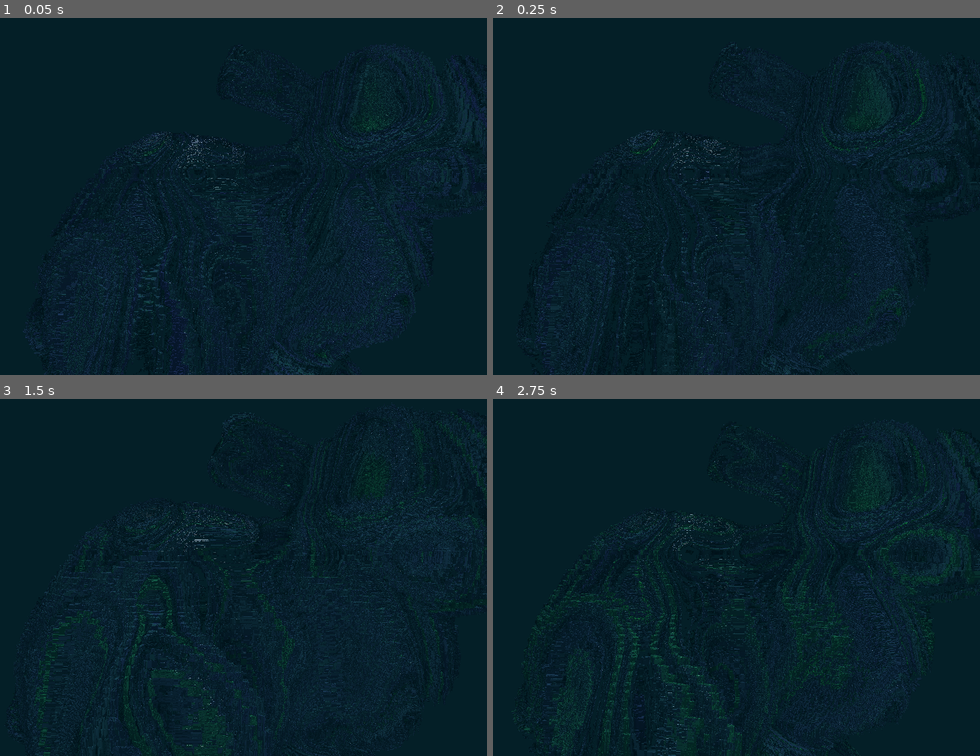
Above: before the commit, frames 1-4 (two rows, left to right).
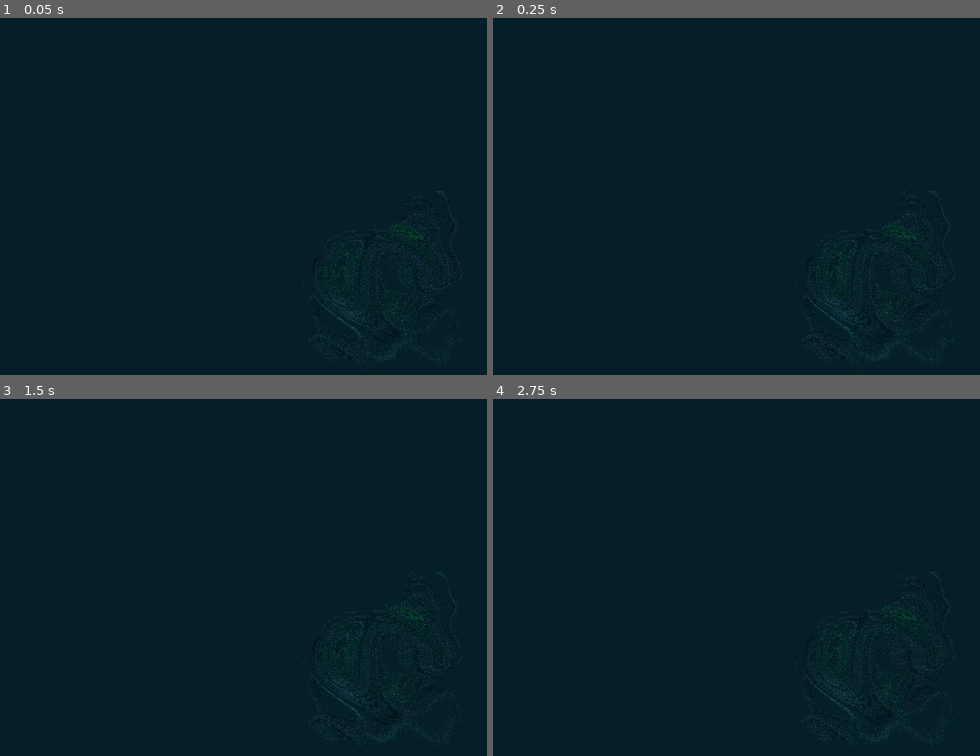
Above: after the commit, the same moments.

Repository: kiwijuice56/gd-fractals
Game: Godot game, scene res://main.tscn
The game is run twice, just before and just after one commit, with the same random seed, the same clock (stepped at 60 frames per second) and the same inputs.
Inputs:
- Up to frame 1 (0.05 s): no input
- Up to frame 2 (0.25 s): no input
- Up to frame 3 (1.5 s): no input
- Up to frame 4 (2.75 s): no input

The runs differ from the first frame. In frame 1, 7.1% of the frame differs, in the area x 4-100%, y 7-100%; in frame 2, 5.5%; in frame 3, 6.7%; in frame 4, 7.0%.

Commit message:
Transforms

Diff:
--- a/rendering/raymarcher.gdshader
+++ b/rendering/raymarcher.gdshader
@@ -6,7 +6,7 @@
 group_uniforms detail;
 uniform int max_iter = 512; // Max iterations a regular collision ray can march
 uniform int max_bounce = 2; // Max times a ray can be reflected
-uniform float collision_threshold = 8.0e-5; // Min distance a ray can be from a surface for it to collide
+uniform float collision_threshold = 12.0e-5; // Min distance a ray can be from a surface for it to collide
 uniform float normal_sample_length = 12.0e-5; // How far along a collided surface to move when sampling for a normal vector
 
 group_uniforms fractal;
@@ -61,6 +61,7 @@
 	vec4 albedo_color;
 };
 
+
 // Rotation functions
 
 mat3 rotation_x(float angle) {
@@ -102,10 +103,6 @@
 // http://blog.hvidtfeldts.net/index.php/2011/09/distance-estimated-3d-fractals-v-the-mandelbulb-different-de-approximations/
 // https://iquilezles.org/articles/ftrapsgeometric/
 float mandelbulb_DE(vec3 p, inout vec3 collision_info) {
-	p -= _position;
-	p = rotate_xyz(p, _rotation);
-	p /= _scale;
-
 	vec3 z = p;
 	float dr = 1.0;
 	float r = 0.0;
@@ -135,7 +132,7 @@
 	}
 	// Divide by arbitrary value
 	collision_info.r *= color_intensity;
-	return (0.5 * log(r) * r/dr) * _scale;
+	return (0.5 * log(r) * r/dr);
 }
 
 float julia_DE(vec3 p, inout vec3 collision_info) {
@@ -177,13 +174,13 @@
 
 float mesh_fractal_DE(vec3 p, inout vec3 collision_info) {
 	vec3 _garbage;
-	vec4 x = vec4(p, 0.0);
-	float dr = 1.0;
+	highp vec4 x = vec4(p, 0.0);
+	highp float dr = 1.0;
 	for (int i = 0; i < bulb_iter; i++) {
-		float time_alpha = alpha + sin(TIME);
-		float R = exp(time_alpha * (mesh_DE(x.xyz * 0.7, _garbage) + beta));
-		vec3 noise_direction = texture(noise, 2.0 * x.xyz).rgb;
-		vec4 D = normalize(vec4(noise_direction, 0.5 * noise_direction.y));
+		highp float time_alpha = alpha;// + sin(TIME);
+		highp float R = exp(time_alpha * (mesh_DE(x.xyz, _garbage) + beta));
+		highp vec3 noise_direction = texture(noise, 2.0 * x.xyz).rgb;
+		highp vec4 D = normalize(vec4(noise_direction, 0.5 * noise_direction.y));
 		x = D * R;
 		dr = time_alpha * R * dr + 1.0;
 		if (length(x) > bulb_runaway_threshold) {
@@ -199,20 +196,25 @@
 // `collision_info` holds extra information about the collision; Only stores
 // distance values for coloring at this point
 float world_DE(vec3 p, inout int collider_id, inout vec3 collision_info) {
+	p -= _position;
+	p = rotate_xyz(p, _rotation);
+	p /= _scale;
+
 	vec3 bulb_info = vec3(1.0, 1024.0, 0.0);
-	float d1 = 1000.0;//mandelbulb_DE(p, bulb_info);
+	float d1 = 1000.0;// mandelbulb_DE(p, bulb_info);
 	vec3 mesh_info = vec3(1.0, 1024.0, 0.0);
 	float d2 = mesh_fractal_DE(p, mesh_info);
 	if (d2 < d1) {
 		collision_info = mesh_info;
 		collider_id = 1;
-		return d2;
+		return _scale * d2;
 	} else {
 		collision_info = bulb_info;
 		collider_id = 0;
-		return d1;
-	}
-}
+		return _scale * d1;
+	}
+}
+
 
 int march(inout vec3 ray_pos, vec3 ray_dir, inout int id, inout vec3 collision_info) {
 	float dist = 10000.0; // Arbitrary max distance
--- a/rendering/rendering_plane.tscn
+++ b/rendering/rendering_plane.tscn
@@ -29,7 +29,7 @@
 shader = ExtResource("1_mnrjc")
 shader_parameter/max_iter = 300
 shader_parameter/max_bounce = 1
-shader_parameter/collision_threshold = 8e-05
+shader_parameter/collision_threshold = 0.00012
 shader_parameter/normal_sample_length = 0.00012
 shader_parameter/bulb_runaway_threshold = 4.0
 shader_parameter/color_center_point = Vector3(0, 0.5, 0.765)
@@ -44,18 +44,18 @@
 shader_parameter/specular_ratio = 0.45
 shader_parameter/clear_color = Color(0.019475712, 0.06422869, 0.079802014, 1)
 shader_parameter/_fov = 70.01
-shader_parameter/_cam_mat = Basis(0.1536708, -0.3168764, 0.9359352, 0, 0.94718575, 0.32068548, -0.9881221, -0.049279995, 0.1455548)
+shader_parameter/_cam_mat = Basis(0.062722534, -0.23221213, 0.9706408, 0, 0.9725557, 0.23267026, -0.998031, -0.014593668, 0.06100116)
 
 [sub_resource type="PlaneMesh" id="PlaneMesh_n23bp"]
 size = Vector2(16, 16)
 orientation = 2
 
 [node name="RenderingPlane" type="MeshInstance3D" unique_id=965001392]
-transform = Transform3D(1, 0, 0, 0, 1, 0, 0, 0, 1, 0.002055943, 0.0055812597, -0.0075618625)
+transform = Transform3D(1.9, 0, 0, 0, 1.9, 0, 0, 0, 1.9, 0.002055943, 0.0055812597, -0.0075618625)
 material_override = SubResource("ShaderMaterial_wqimk")
 instance_shader_parameters/_position = Vector3(0.002055943, 0.0055812597, -0.0075618625)
 instance_shader_parameters/_rotation = Vector3(0, 0, 0)
-instance_shader_parameters/_scale = 1.0
+instance_shader_parameters/_scale = 1.9
 instance_shader_parameters/bulb_iter = 4
 instance_shader_parameters/bulb_power = 8.0
 mesh = SubResource("PlaneMesh_n23bp")
